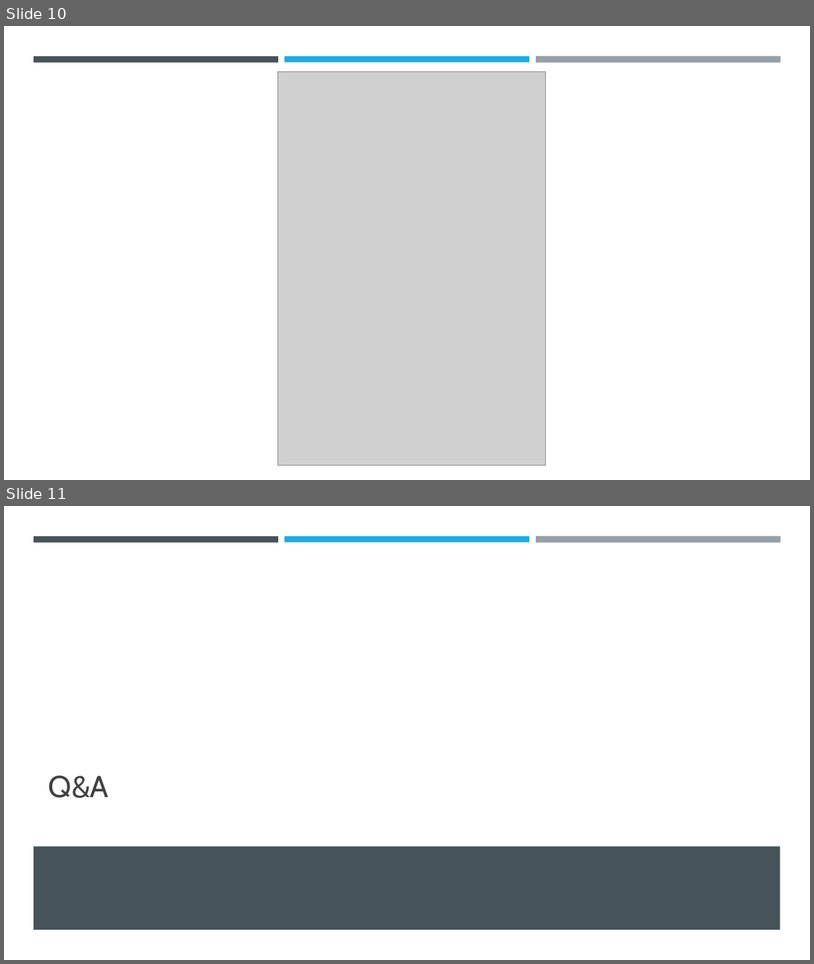
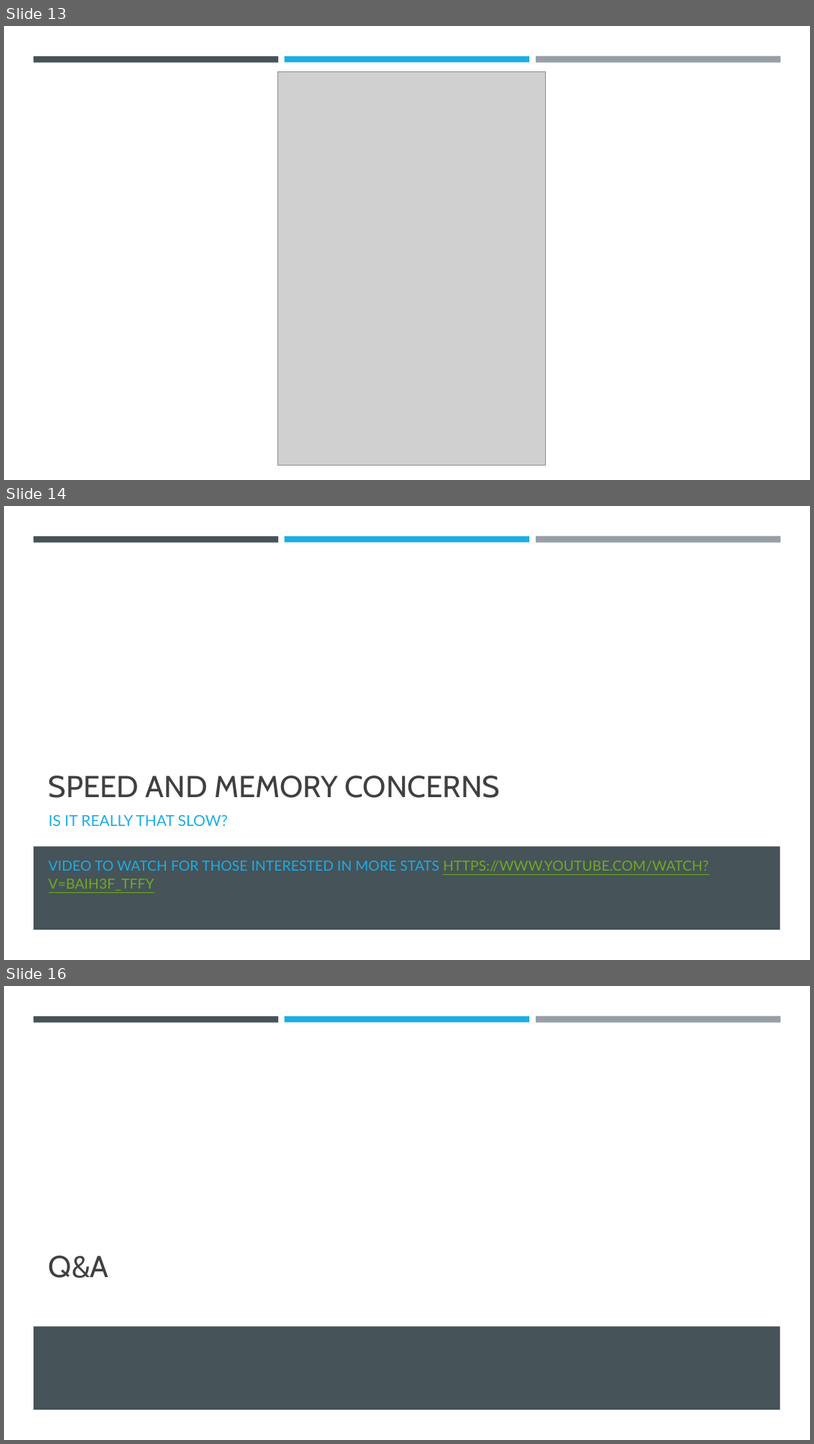
Before and after one commit to vesou/MediatRDemo, a slide deck: How to decouple your code.pptx. Shown one above the other, each under a label of ours: slides 10 and 11 before the commit, slides 13, 14 and 16 after it; the slides between them are not shown. The pictures are 814x964 and 814x1444 pixels, drawn with LibreOffice and Linux fonts; fonts in the diff are those of the drawing; grey boxes stand for pictures. Boxes give left, top, right and bottom in pixels: in the first picture for what was removed or moved away, otherwise in the second. Text is boxed around its words. In the diff, an @@ line names an element or a change of style, - is before the commit and + after.

```diff
--- a/How to decouple your code.pptx
+++ b/How to decouple your code.pptx
@@ slide 14 added at box(4, 506, 810, 960), background #FFFFFF; not listed: 4 template elements that a slide beside it also shows @@
@@ title added at box(49, 775, 501, 798), 36 pt, text #404040 @@
+SPEED AND MEMORY CONCERNS
@@ text added at box(49, 814, 228, 826), 18 pt, text #1CADE4 @@
+IS IT REALLY THAT SLOW?
@@ text added at box(49, 860, 709, 890), 16.6 pt, text #6EAC1C, underline @@
+VIDEO TO WATCH FOR THOSE INTERESTED IN MORE STATS HTTPS://WWW.YOUTUBE.COM/WATCH?V=BAIH3F_TFFY
@@ what was slide 10 is now slide 13 @@
@@ what was slide 11 is now slide 16 @@
```
Also in this commit, not shown: 5 slides changed, 6 other slides added, 2 slides removed.
